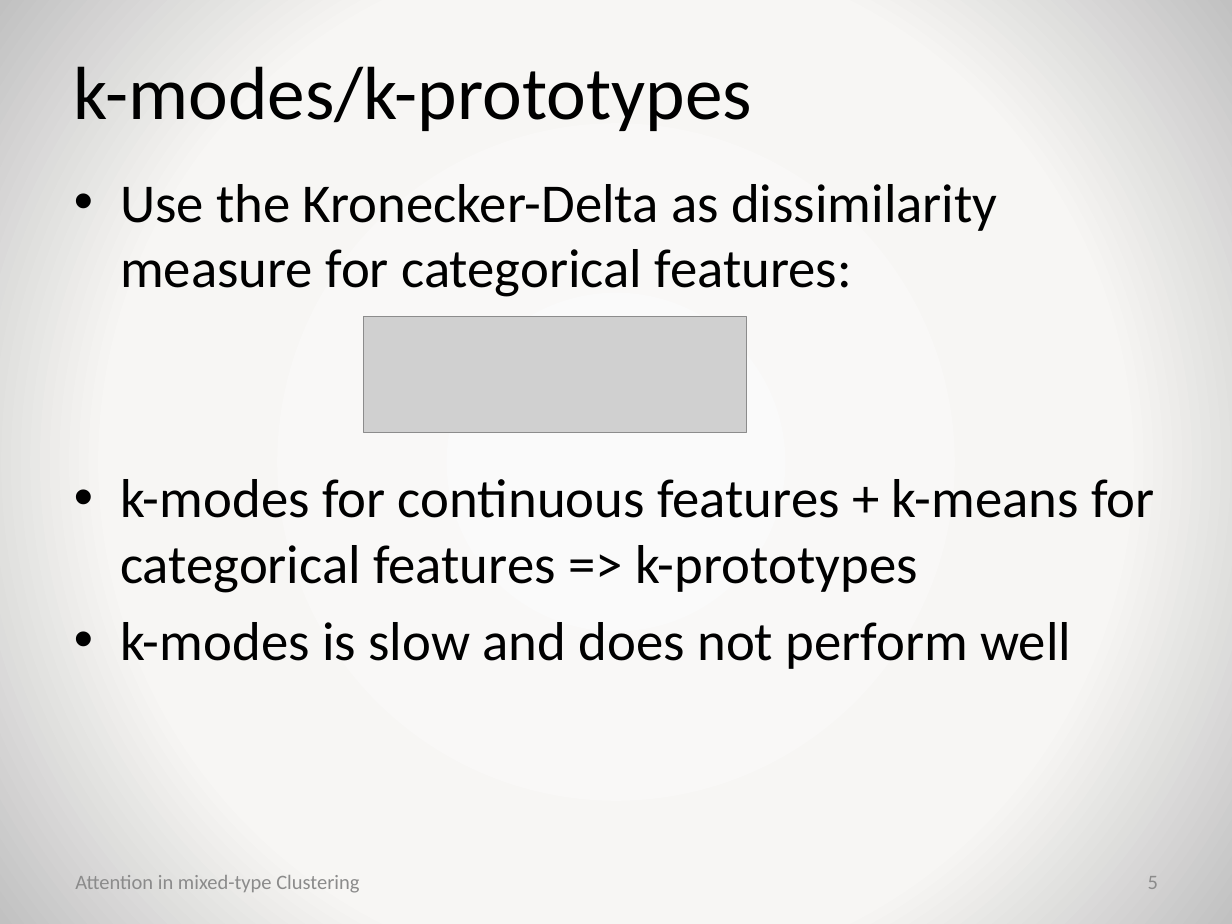
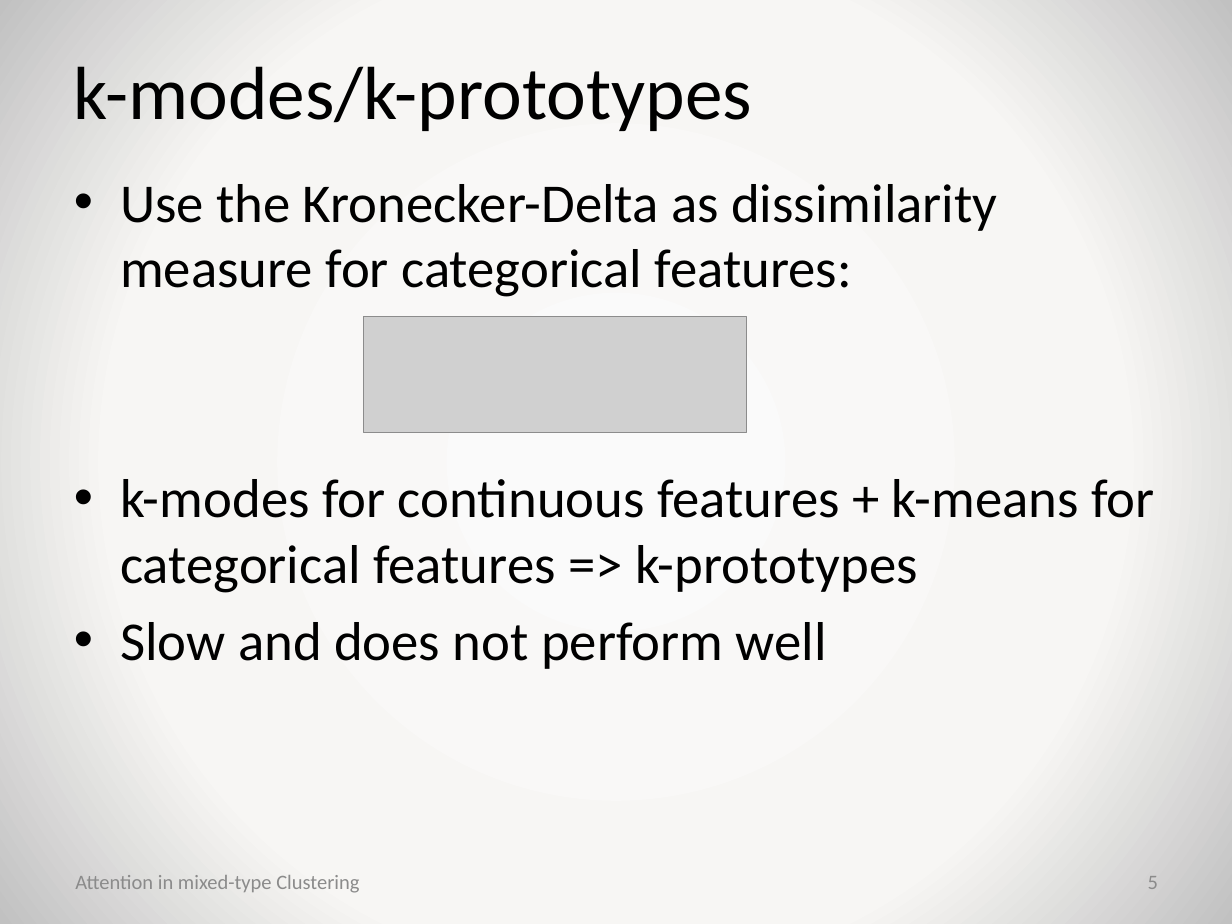
Before and after one commit to jaanisfehling/attention-mixed-type-clustering, a slide deck: slide 5 of presentation.pptx. Drawn at 1232x924 pixels with LibreOffice and Linux fonts; fonts in the diff are those of the drawing; grey boxes stand for pictures; background and template pictures are left out. Boxes give left, top, right and bottom in pixels: in the first picture for what was removed or moved away, otherwise in the second. Text is boxed around its words. In the diff, an @@ line names an element or a change of style, - is before the commit and + after.

```diff
--- a/presentation.pptx
+++ b/presentation.pptx
@@ text at (120, 622, 827, 669): text changed @@
-• k-modes is slow and does not perform well
+• Slow and does not perform well
```
Also in this commit, not shown: 8 other slides changed.
